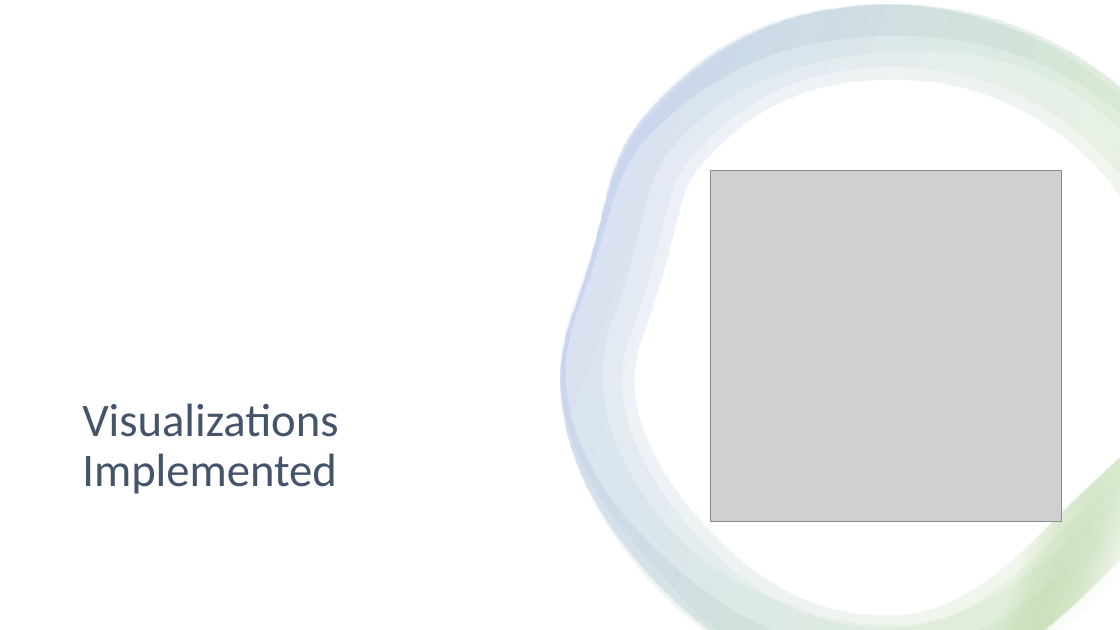
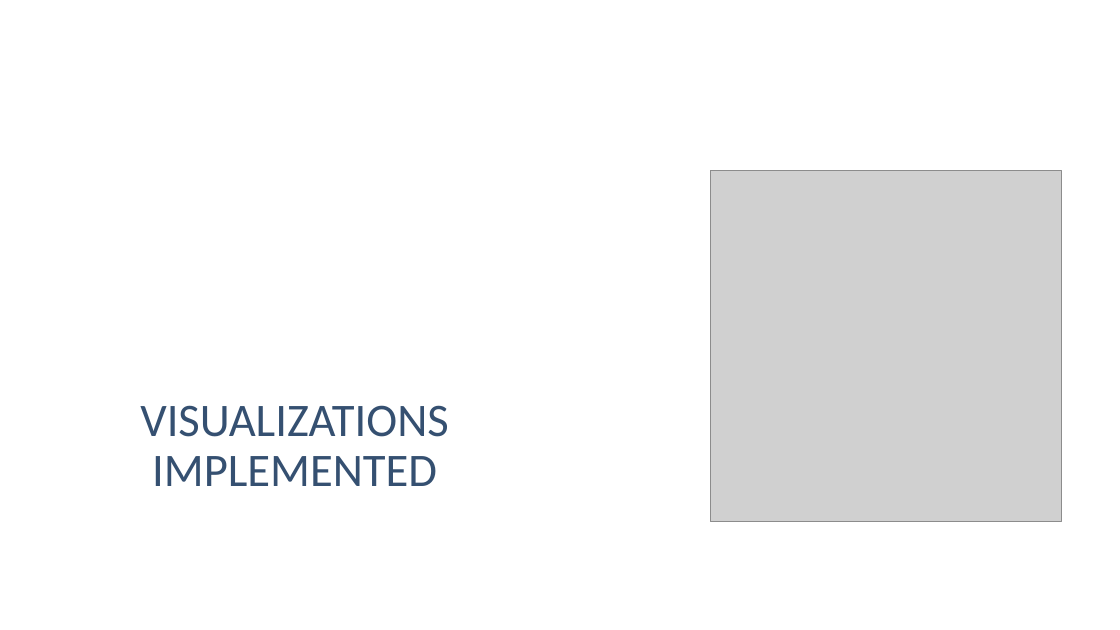
Before and after one commit to johnnie19/NHANES-HBV-Prediction-Analysis, a slide deck: slide 14 of Predictive Model for Chronic Hepatitis B Infection DataDivers.pptx (slide 6 before the commit). Drawn at 1120x630 pixels with LibreOffice and Linux fonts; fonts in the diff are those of the drawing; grey boxes stand for pictures; background and template pictures are left out. Boxes give left, top, right and bottom in pixels: in the first picture for what was removed or moved away, otherwise in the second. Text is boxed around its words. In the diff, an @@ line names an element or a change of style, - is before the commit and + after.

```diff
--- a/Predictive Model for Chronic Hepatitis B Infection DataDivers.pptx
+++ b/Predictive Model for Chronic Hepatitis B Infection DataDivers.pptx
@@ rectangle removed at (0, 0, 1120, 630) @@
@@ group removed at (560, 5, 1120, 630): 4 freeform shapes @@
@@ title at (140, 405, 448, 486): text changed; text colour #44546A to #355071 @@
-Visualizations Implemented
+VISUALIZATIONS IMPLEMENTED
```
Also in this commit, not shown: 5 other slides changed, 12 slides added, 8 slides removed.
